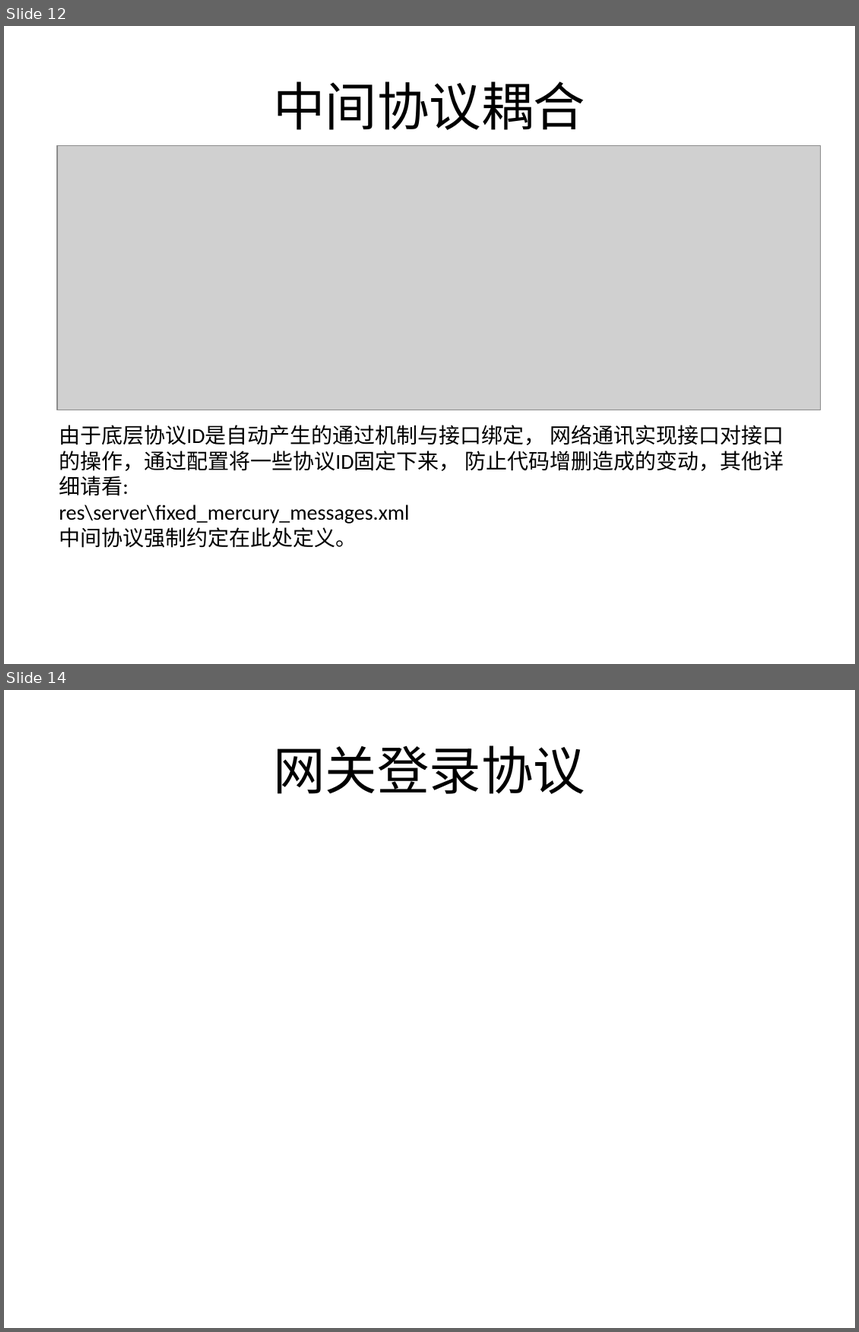
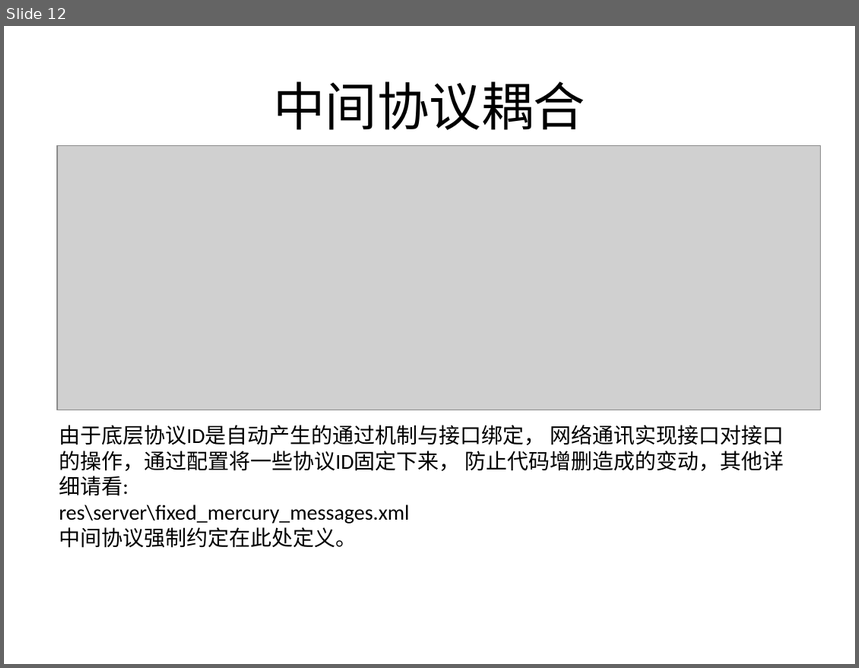
Before and after one commit to kbengine/kbengine, a slide deck: kbe/doc/server_overview.pptx. Shown one above the other, each under a label of ours: slides 12 and 14 before the commit, slide 12 after it; the slides between them are not shown. The pictures are 859x1332 and 859x668 pixels, drawn with LibreOffice and Linux fonts; fonts in the diff are those of the drawing; grey boxes stand for pictures. Boxes give left, top, right and bottom in pixels: in the first picture for what was removed or moved away, otherwise in the second. Text is boxed around its words. In the diff, an @@ line names an element or a change of style, - is before the commit and + after.

```diff
--- a/kbe/doc/server_overview.pptx
+++ b/kbe/doc/server_overview.pptx
@@ slide 14 removed at bbox=[4, 690, 855, 1328], background #FFFFFF @@
@@ title removed at bbox=[273, 745, 585, 794] @@
-网关登录协议
```
Also in this commit, not shown: 1 slide changed, 1 other slide removed.
